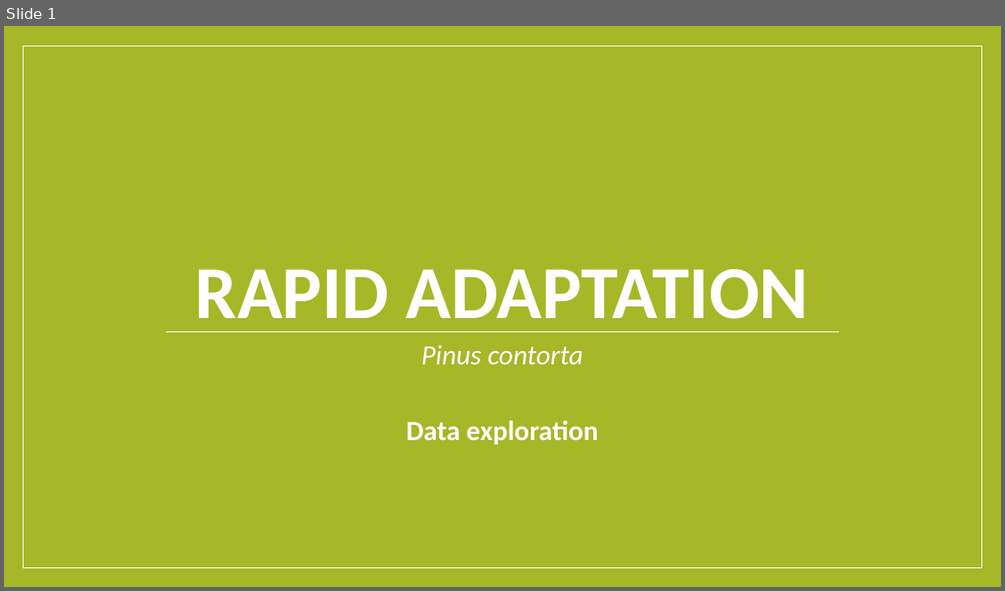
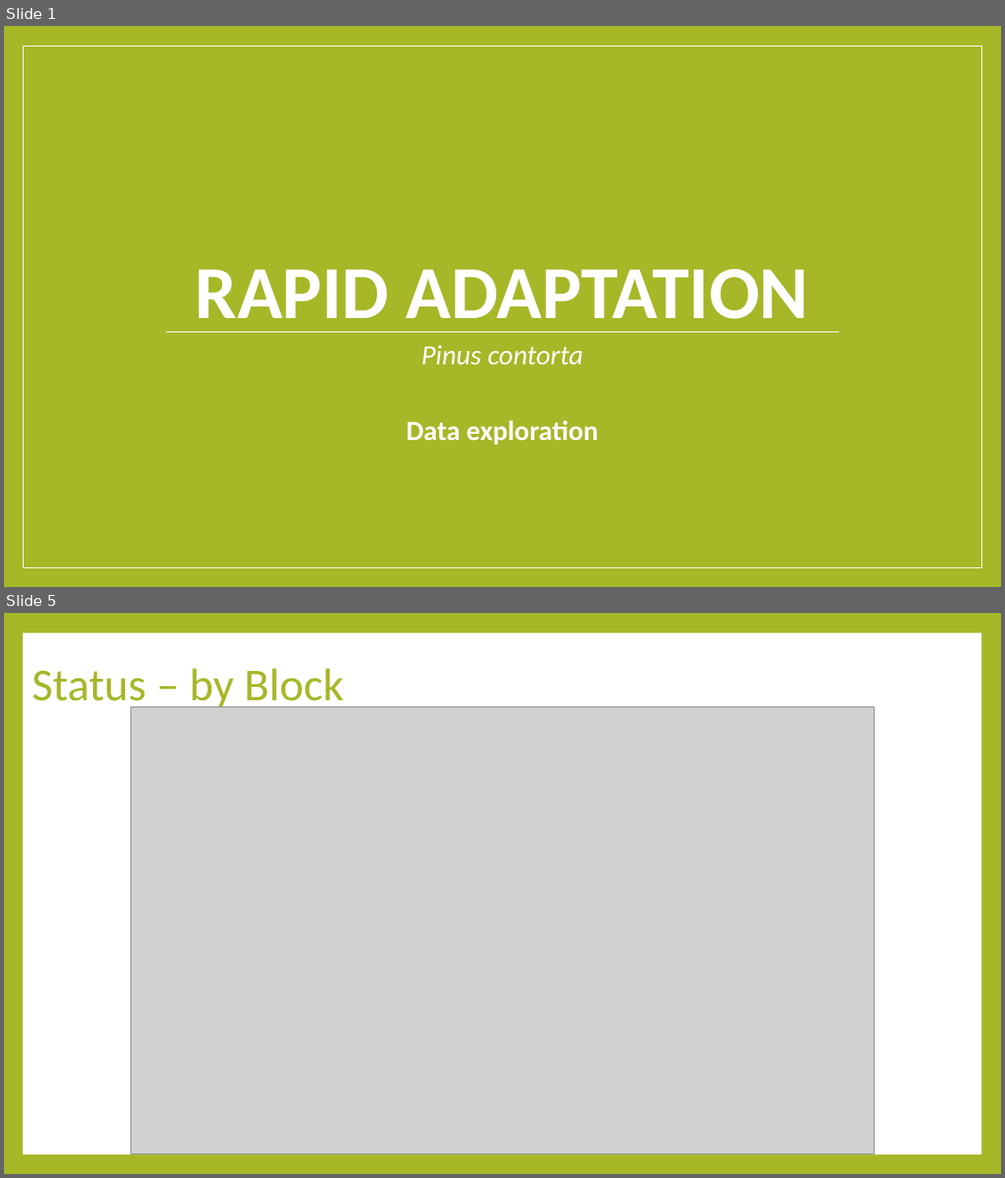
Before and after one commit to luisasenecio/RapidAdaptation, a slide deck: RapidAdaptation_DataExploration.pptx. Shown one above the other, each under a label of ours: slide 1 before the commit, slides 1 and 5 after it; the slides between them are not shown. The pictures are 1005x591 and 1005x1178 pixels, drawn with LibreOffice and Linux fonts; fonts in the diff are those of the drawing; grey boxes stand for pictures. Boxes give left, top, right and bottom in pixels: in the first picture for what was removed or moved away, otherwise in the second. Text is boxed around its words. In the diff, an @@ line names an element or a change of style, - is before the commit and + after.

```diff
--- a/RapidAdaptation_DataExploration.pptx
+++ b/RapidAdaptation_DataExploration.pptx
@@ slide 5 added at [4,613,1001,1174], background #A6B727 @@
@@ rectangle added at [23,633,981,1154], fill #FFFFFF @@
@@ title added at [32,668,344,712], 44 pt, text #A6B727 @@
+Status – by Block
@@ picture added at [130,707,874,1154] @@
```
Also in this commit, not shown: 1 slide changed, 13 other slides added, 2 slides removed, 17 other files.
